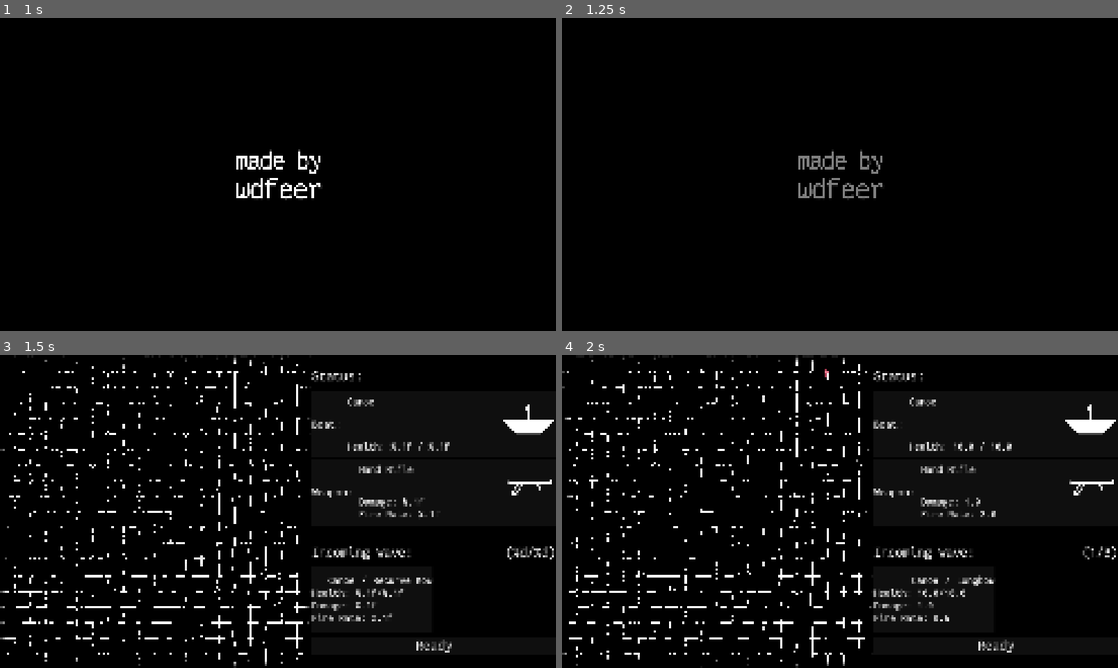
Above: before the commit, frames 1-4 (two rows, left to right).
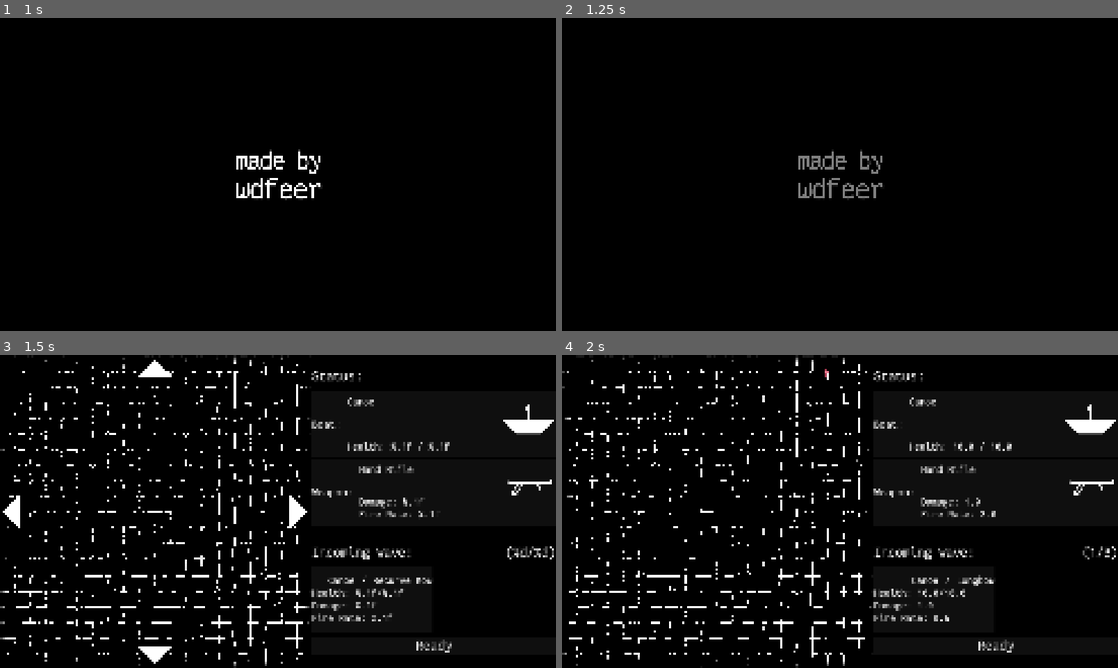
Above: after the commit, the same moments.

Repository: wdfeer/seabattle
Game: Godot game, scene res://src/splash.tscn
The game is run twice, just before and just after one commit, with the same random seed, the same clock (stepped at 60 frames per second) and the same inputs.
Inputs (mouse positions are in pixels of both pictures, inside the frame that each line leads up to):
- Up to frame 1 (1 s): move the mouse to (400, 158) at 0.52 s; press the mouse at (400, 158) at 0.53 s; hold D (right) from 0.53 s (still down)
- Up to frame 2 (1.25 s): keep holding D (right)
- Up to frame 3 (1.5 s): move the mouse to (166, 527) at 1.27 s; release D (right) at 1.28 s; release the mouse at (166, 527) at 1.28 s; hold S (down) from 1.28 s (still down); tap C (switch_control_mode) at 1.35 s
- Up to frame 4 (2 s): keep holding S (down)

Frames 1-2 are identical in both runs. In frame 3, 0.7% of the frame differs, in the area x 0-56%, y 1-99%; in frame 4, nothing differs.

Commit message:
Make NextSectors in all directions

Diff:
--- a/src/game.tscn
+++ b/src/game.tscn
@@ -84,15 +84,51 @@
 [node name="PlayerBoat" parent="Sea" instance=ExtResource("2_lmvt5")]
 position = Vector2(720, 720)
 
-[node name="NextSector" type="Area2D" parent="Sea"]
-visible = false
+[node name="NextSectorRight" type="Area2D" parent="Sea"]
 position = Vector2(1340, 720)
 script = ExtResource("10_xxpr6")
-
-[node name="CollisionPolygon2D" type="CollisionPolygon2D" parent="Sea/NextSector"]
-polygon = PackedVector2Array(0, -80, 80, 0, 0, 80)
-
-[node name="Polygon2D" type="Polygon2D" parent="Sea/NextSector"]
+direction = Vector2i(1, 0)
+
+[node name="CollisionPolygon2D" type="CollisionPolygon2D" parent="Sea/NextSectorRight"]
+polygon = PackedVector2Array(0, -80, 80, 0, 0, 80)
+
+[node name="Polygon2D" type="Polygon2D" parent="Sea/NextSectorRight"]
+polygon = PackedVector2Array(0, -80, 80, 0, 0, 80)
+
+[node name="NextSectorLeft" type="Area2D" parent="Sea"]
+position = Vector2(100, 720)
+rotation = 3.14159
+script = ExtResource("10_xxpr6")
+direction = Vector2i(-1, 0)
+
+[node name="CollisionPolygon2D" type="CollisionPolygon2D" parent="Sea/NextSectorLeft"]
+polygon = PackedVector2Array(0, -80, 80, 0, 0, 80)
+
+[node name="Polygon2D" type="Polygon2D" parent="Sea/NextSectorLeft"]
+polygon = PackedVector2Array(0, -80, 80, 0, 0, 80)
+
+[node name="NextSectorUp" type="Area2D" parent="Sea"]
+position = Vector2(720, 100)
+rotation = -1.5708
+script = ExtResource("10_xxpr6")
+direction = Vector2i(0, 1)
+
+[node name="CollisionPolygon2D" type="CollisionPolygon2D" parent="Sea/NextSectorUp"]
+polygon = PackedVector2Array(0, -80, 80, 0, 0, 80)
+
+[node name="Polygon2D" type="Polygon2D" parent="Sea/NextSectorUp"]
+polygon = PackedVector2Array(0, -80, 80, 0, 0, 80)
+
+[node name="NextSectorDown" type="Area2D" parent="Sea"]
+position = Vector2(720, 1340)
+rotation = 1.5708
+script = ExtResource("10_xxpr6")
+direction = Vector2i(0, -1)
+
+[node name="CollisionPolygon2D" type="CollisionPolygon2D" parent="Sea/NextSectorDown"]
+polygon = PackedVector2Array(0, -80, 80, 0, 0, 80)
+
+[node name="Polygon2D" type="Polygon2D" parent="Sea/NextSectorDown"]
 polygon = PackedVector2Array(0, -80, 80, 0, 0, 80)
 
 [node name="UI" type="VBoxContainer" parent="."]
@@ -431,5 +467,8 @@
 
 [connection signal="mouse_entered" from="Sea" to="Sea/Crosshair" method="_on_sea_mouse_entered"]
 [connection signal="mouse_exited" from="Sea" to="Sea/Crosshair" method="_on_sea_mouse_exited"]
-[connection signal="body_entered" from="Sea/NextSector" to="Sea/NextSector" method="_on_body_entered"]
+[connection signal="body_entered" from="Sea/NextSectorRight" to="Sea/NextSectorRight" method="_on_body_entered"]
+[connection signal="body_entered" from="Sea/NextSectorLeft" to="Sea/NextSectorLeft" method="_on_body_entered"]
+[connection signal="body_entered" from="Sea/NextSectorUp" to="Sea/NextSectorUp" method="_on_body_entered"]
+[connection signal="body_entered" from="Sea/NextSectorDown" to="Sea/NextSectorDown" method="_on_body_entered"]
 [connection signal="pressed" from="UI/BottomInfo/WaveInfo/VBoxContainer/ReadyButton" to="Sea/Waves" method="start_wave"]
--- a/src/next_sector.gd
+++ b/src/next_sector.gd
@@ -1,4 +1,6 @@
 extends Area2D
+
+@export var direction: Vector2i
 
 func _process(_delta: float) -> void:
 	visible = Waves.wave_state == Waves.WaveState.Finished
@@ -6,6 +8,6 @@
 
 func _on_body_entered(body: Node2D) -> void:
 	if body is Boat and body.team == Boat.Team.Player:
-		var pos = Sectors.current + Vector2i.RIGHT
+		var pos = Sectors.current + direction
 		Sectors.sectors.get_or_add(pos, 3)
 		Sectors.current = pos
